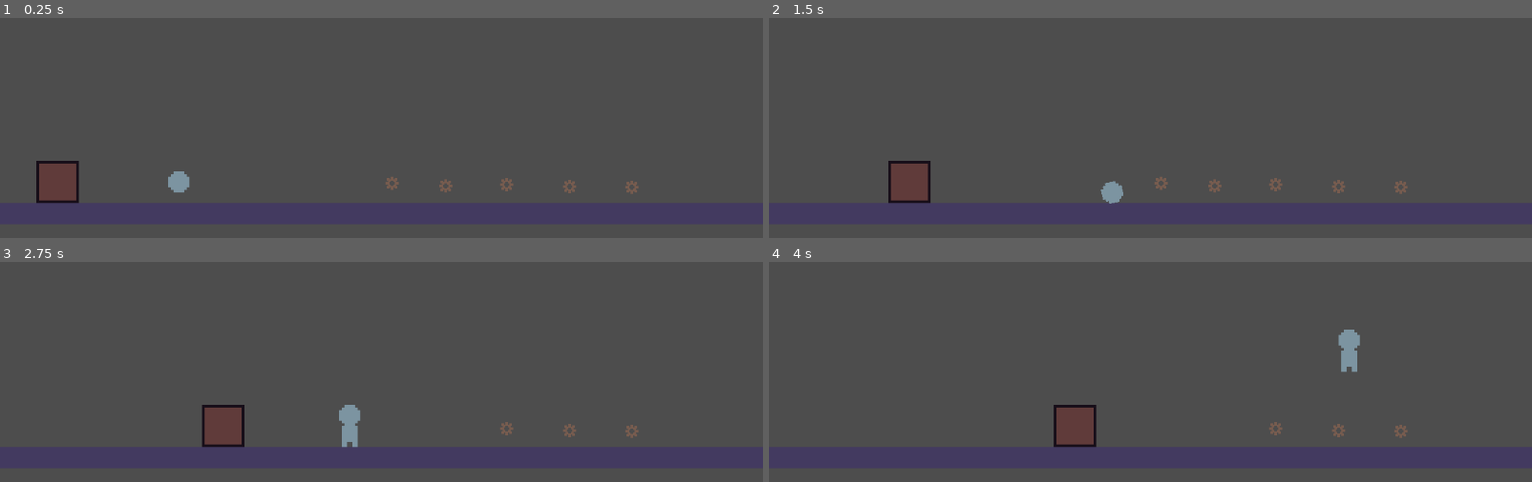
Above: before the commit, frames 1-4 (two rows, left to right).
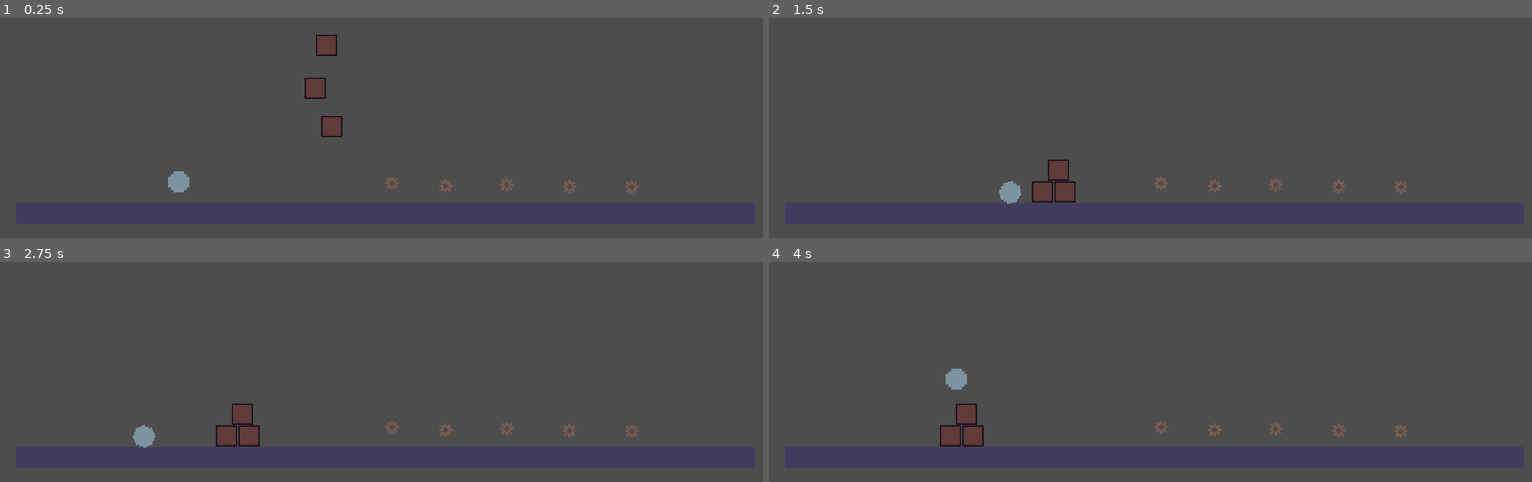
Above: after the commit, the same moments.

Repository: StephenAversa/BrackeysGameJam
Game: Godot game, scene res://World/world.tscn
Same seed, same stepped clock (60 frames per second), same inputs: the game is played once before the commit and once after it. The project has no main scene, so this scene is started directly.
Inputs:
- Up to frame 1 (0.25 s): no input
- Up to frame 2 (1.5 s): hold Right (ui_right) from 0.53 s (still down); tap Up (ui_up) at 0.77 s
- Up to frame 3 (2.75 s): tap Up (ui_up) at 1.52 s; release Right (ui_right) at 2.03 s; hold Left (ui_left) from 2.03 s (still down)
- Up to frame 4 (4 s): release Left (ui_left) at 2.78 s; hold Right (ui_right) from 2.78 s (still down); tap Up (ui_up) at 3.02, 3.77 s

The runs differ from the first frame. In frame 1, 0.5% of the frame differs, in the area x 4-45%, y 7-84%; in frame 2, 1.0%; in frame 3, 1.2%; in frame 4, 1.3%, in the area x 22-78%, y 30-84%.

Commit message:
Box logic for combining objects and stopping player from colliding with them

Diff:
--- a/Player/States/air.gd
+++ b/Player/States/air.gd
@@ -22,7 +22,9 @@
 		state_machine.transition_to("Idle")
 
 	if (!is_zero_approx(player.get_input_direction())):
-		player.velocity.x = lerp(player.velocity.x, player.get_input_direction()  * player.move_speed, player.air_friction * delta)
+		if player.player_direction == 1:
+			if !player.cant_move_right:
+				player.velocity.x = lerp(player.velocity.x,player.get_input_direction() * player.move_speed,player.air_friction * delta)
 	else:
 		player.velocity.x = lerp(player.velocity.x, float(0), player.air_friction * delta)
 
--- a/Player/States/run.gd
+++ b/Player/States/run.gd
@@ -16,7 +16,13 @@
 		state_machine.transition_to("Air", {coyote = true})
 
 	if (!is_zero_approx(player.get_input_direction())):
-		player.velocity.x = lerp(player.velocity.x,player.get_input_direction() * player.move_speed + player.conveyor_velocity,player.friction * delta)
+		if player.player_direction == 1:
+			if !player.cant_move_right:
+				player.velocity.x = lerp(player.velocity.x,player.get_input_direction() * player.move_speed + player.conveyor_velocity,player.friction * delta)
+			else:
+				state_machine.transition_to("Idle")
+		else:
+			player.velocity.x = lerp(player.velocity.x,player.get_input_direction() * player.move_speed + player.conveyor_velocity,player.friction * delta)
 	else:
 		state_machine.transition_to("Idle")
 
--- a/Player/player.gd
+++ b/Player/player.gd
@@ -39,6 +39,8 @@
 var on_conveyor = false
 var conveyor_velocity = 0
 @onready var conveyor_check: RayCast2D = $ConveyorCheck
+@onready var move_right_check: RayCast2D = $MoveRightCheck
+var cant_move_right = false
 
 
 func _ready() -> void:
@@ -50,10 +52,17 @@
 		var collider = conveyor_check.get_collider()
 		if collider.is_in_group("conveyor"):
 			on_conveyor = true
-			conveyor_velocity = Globals.conveyor_speed
+			conveyor_velocity = Globals.conveyor_speed * delta
 	else:
 		on_conveyor = false
 		conveyor_velocity = 0
+
+	if move_right_check.is_colliding():
+		var collider = move_right_check.get_collider()
+		if collider && collider.is_in_group("box"):
+			cant_move_right = true
+	else:
+		cant_move_right = false
 
 func get_input_direction() -> float:
 	var direction = Input.get_action_strength("ui_right") - Input.get_action_strength("ui_left")
--- a/Player/player.tscn
+++ b/Player/player.tscn
@@ -144,9 +144,13 @@
 shape = SubResource("RectangleShape2D_bq2wa")
 
 [node name="ConveyorCheck" type="RayCast2D" parent="."]
-target_position = Vector2(0, 11)
+target_position = Vector2(0, 8)
 collision_mask = 2
 collide_with_areas = true
 collide_with_bodies = false
 
+[node name="MoveRightCheck" type="RayCast2D" parent="."]
+target_position = Vector2(6, 0)
+collision_mask = 2
+
 [connection signal="body_entered" from="PlayerArea" to="." method="_on_player_area_body_entered"]
--- a/Utility/Globals.gd
+++ b/Utility/Globals.gd
@@ -6,4 +6,4 @@
 var gear_count_for_legs = 2
 var gear_count_for_arms = 3
 
-var conveyor_speed = 100
+var conveyor_speed = -5000
--- a/World/box_2.gd
+++ b/World/box_2.gd
@@ -1,13 +1,27 @@
 extends CharacterBody2D
 var on_conveyor = false
 var conveyor_velocity = 0
-var gravity = 2000
+var gravity = 500
+var can_combine = true
+@onready var box_check: RayCast2D = $BoxCheck
 
 # Called every frame. 'delta' is the elapsed time since the previous frame.
-func _process(delta: float) -> void:
-	velocity.y += gravity * delta
-
+func _physics_process(delta: float) -> void:
 	if is_on_floor():
-		velocity.x = Globals.conveyor_speed
+		velocity.y = 0
+		if box_check.is_colliding():
+			var test = box_check.get_collider()
+			if box_check.get_collider().is_in_group("box"):
+				combine_with(box_check.get_collider().get_parent())
+		velocity.x = Globals.conveyor_speed * delta
+	else:
+		velocity.y += gravity * delta
 
 	move_and_slide()
+
+func combine_with(other_box) -> void:
+	var relative_position = global_position - Vector2(other_box.global_position.x,other_box.global_position.y-6)
+	set_physics_process(false)
+	get_parent().remove_child(self)
+	other_box.add_child(self)
+	position = relative_position
--- a/World/box_2.tscn
+++ b/World/box_2.tscn
@@ -1,12 +1,18 @@
-[gd_scene load_steps=4 format=3 uid="uid://dnejojvbb4jwy"]
+[gd_scene load_steps=5 format=3 uid="uid://dnejojvbb4jwy"]
 
 [ext_resource type="Script" path="res://World/box_2.gd" id="1_1e0lr"]
 [ext_resource type="Texture2D" uid="uid://cuscp5tf45tls" path="res://Art/Box2.png" id="1_mgkfp"]
 
 [sub_resource type="RectangleShape2D" id="RectangleShape2D_mdoj3"]
+size = Vector2(32, 33)
+
+[sub_resource type="RectangleShape2D" id="RectangleShape2D_ydhlx"]
 size = Vector2(32, 32)
 
-[node name="Box2" type="CharacterBody2D" groups=["convey"]]
+[node name="Box2" type="CharacterBody2D" groups=["box", "convey"]]
+collision_layer = 3
+collision_mask = 3
+floor_constant_speed = true
 script = ExtResource("1_1e0lr")
 
 [node name="Sprite2D" type="Sprite2D" parent="."]
@@ -14,4 +20,18 @@
 texture = ExtResource("1_mgkfp")
 
 [node name="CollisionShape2D" type="CollisionShape2D" parent="."]
+position = Vector2(0, 0.5)
 shape = SubResource("RectangleShape2D_mdoj3")
+
+[node name="BoxCheck" type="RayCast2D" parent="."]
+target_position = Vector2(-11, 18)
+collision_mask = 2
+collide_with_areas = true
+collide_with_bodies = false
+
+[node name="BoxArea" type="Area2D" parent="." groups=["box"]]
+collision_layer = 2
+collision_mask = 2
+
+[node name="CollisionShape2D" type="CollisionShape2D" parent="BoxArea"]
+shape = SubResource("RectangleShape2D_ydhlx")
--- a/World/world.tscn
+++ b/World/world.tscn
@@ -10,7 +10,7 @@
 
 [node name="Box" parent="." instance=ExtResource("1_wu8ig")]
 position = Vector2(582, 487)
-scale = Vector2(100, 2)
+scale = Vector2(69.76, 2)
 
 [node name="Player" parent="." instance=ExtResource("2_jvkxt")]
 position = Vector2(270, 381)
@@ -41,5 +41,10 @@
 scale = Vector2(54.9736, -4.09994)
 
 [node name="Box2" parent="." instance=ExtResource("5_dm53p")]
-position = Vector2(82, 400)
-scale = Vector2(2, 2)
+position = Vector2(476, 280)
+
+[node name="Box3" parent="." instance=ExtResource("5_dm53p")]
+position = Vector2(501, 338)
+
+[node name="Box4" parent="." instance=ExtResource("5_dm53p")]
+position = Vector2(493, 215)
